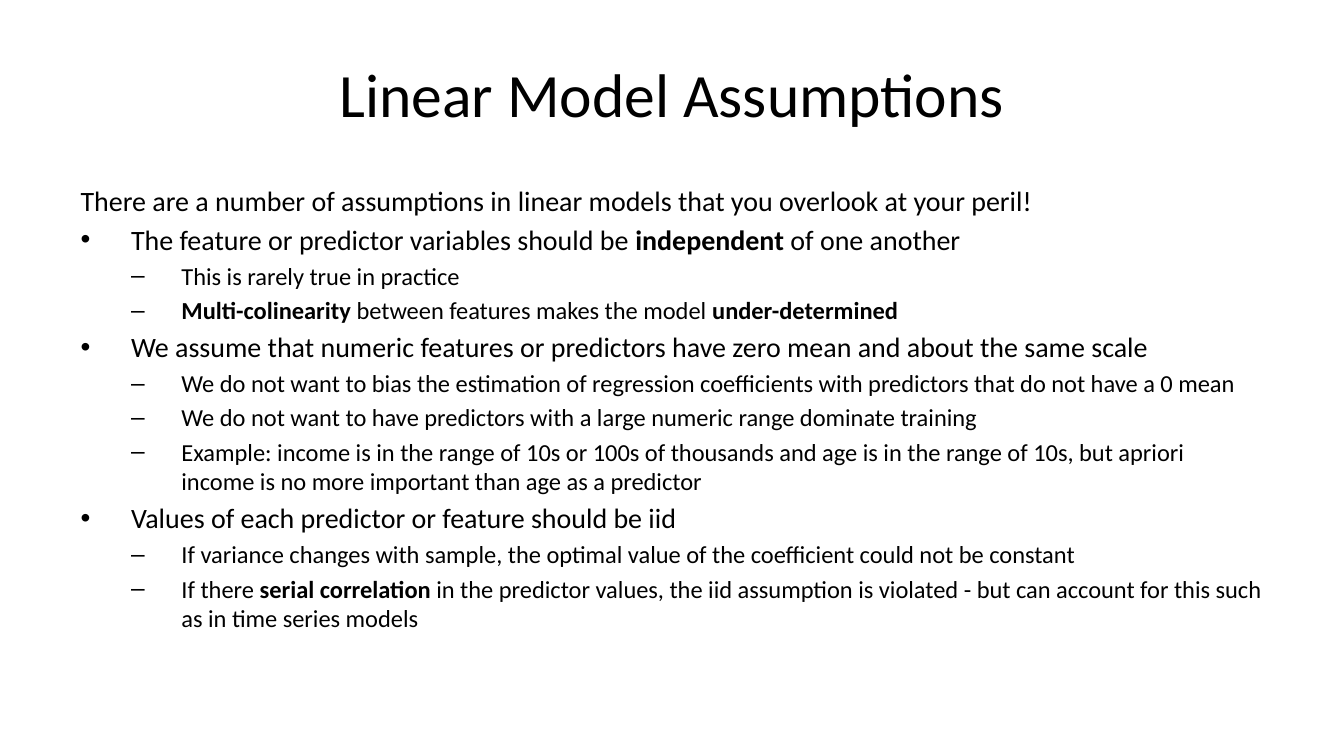
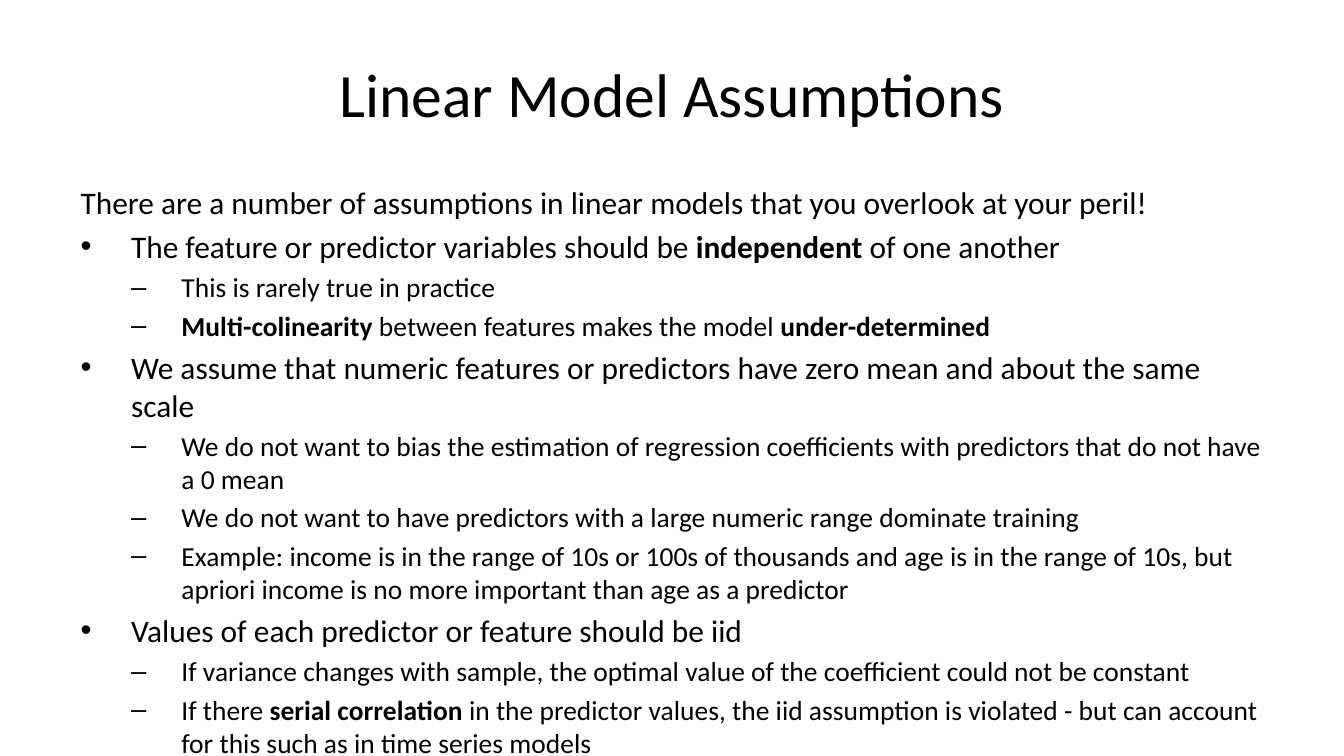
Before and after one commit to StephenElston/CSCI-E-83, a slide deck: slide 2 of LectureSlides/10b_ModelsFor OutliersAndOverdispersion.pptx. Drawn at 1344x756 pixels with LibreOffice and Linux fonts; fonts in the diff are those of the drawing. Boxes give left, top, right and bottom in pixels: in the first picture for what was removed or moved away, otherwise in the second. Text is boxed around its words. In the diff, an @@ line names an element or a change of style, - is before the commit and + after.

Commit message:
Added additional examples to slide deck

```diff
--- a/LectureSlides/10b_ModelsFor OutliersAndOverdispersion.pptx
+++ b/LectureSlides/10b_ModelsFor OutliersAndOverdispersion.pptx
@@ text "There are a number of ..." at box(81, 192, 1260, 725): size 15 to 16.8 pt in "There are a number of assumptions in ...", "The feature or predictor variables should be ...", "We assume that numeric features or predictors ...", "Values of each predictor or feature should ..."; size 13.1 to 14.7 pt in "This is rarely true in practice", "Multi-colinearity between features makes the model under-det ...", "We do not want to bias the ...", "We do not want to have predictors ..." and 3 more places @@
```
Also in this commit, not shown: 12 slides added, 2 slides removed.
